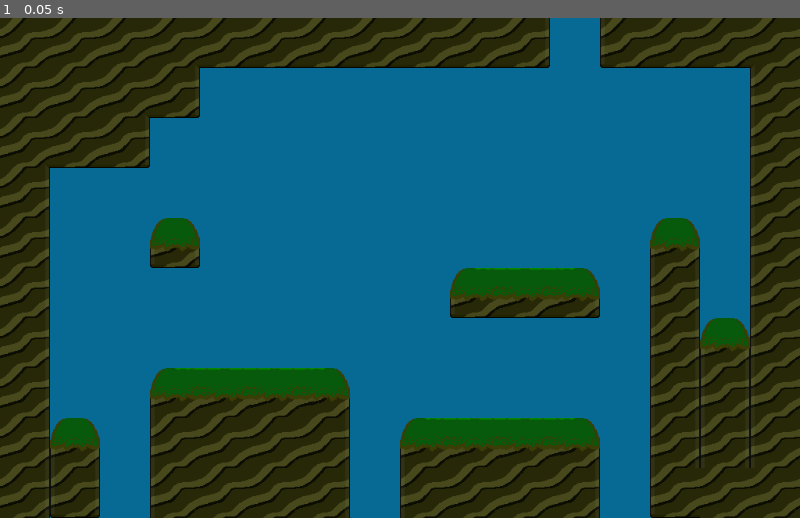
Above: before the commit, frame 1.
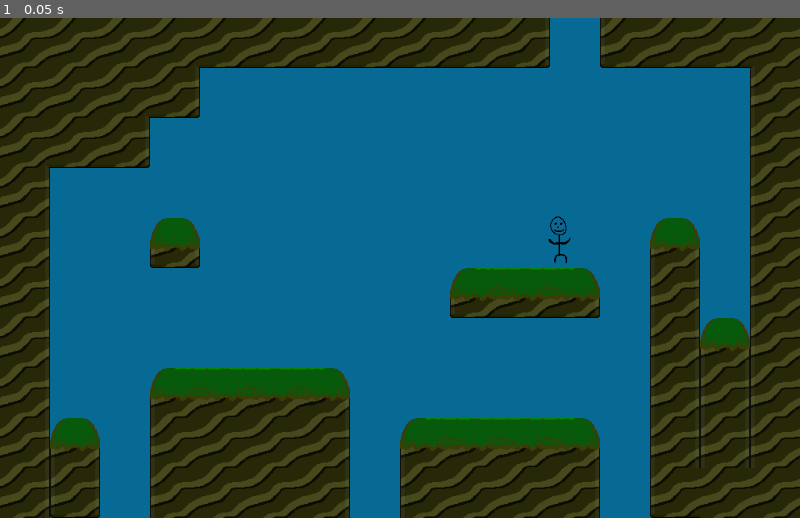
Above: after the commit, the same moment.

Repository: ephreal/RetroactiveRadiocarbons
Game: Godot game, scene res://Demo1.tscn
The game is run twice, just before and just after one commit, with the same random seed, the same clock (stepped at 60 frames per second) and the same inputs. The project has no main scene, so this scene is started directly.
Inputs:
- Up to frame 1 (0.05 s): no input

The runs differ from the first frame. In frame 1, less than 0.1% of the frame differs, in the area x 68-72%, y 39-49%.

Commit message:
player scene

Diff:
--- /dev/null
+++ b/Assets/player/player.tscn
@@ -0,0 +1,16 @@
+[gd_scene load_steps=3 format=2]
+
+[ext_resource path="res://Assets/player/bob.png" type="Texture" id=1]
+
+[sub_resource type="CapsuleShape2D" id=1]
+radius = 11.0
+height = 44.0
+
+[node name="KinematicBody2D" type="KinematicBody2D"]
+
+[node name="CollisionShape2D" type="CollisionShape2D" parent="."]
+position = Vector2( 0, 2 )
+shape = SubResource( 1 )
+
+[node name="Sprite" type="Sprite" parent="."]
+texture = ExtResource( 1 )
--- a/Demo1.tscn
+++ b/Demo1.tscn
@@ -1,6 +1,7 @@
-[gd_scene load_steps=2 format=2]
+[gd_scene load_steps=3 format=2]
 
 [ext_resource path="res://Assets/tilemaps/GrassyHills.tscn" type="PackedScene" id=1]
+[ext_resource path="res://Assets/player/player.tscn" type="PackedScene" id=2]
 
 [node name="Node2D" type="Node2D"]
 
@@ -17,3 +18,6 @@
 
 [node name="Stage" parent="." instance=ExtResource( 1 )]
 tile_data = PoolIntArray( 262147, 13, 0, 262157, 15, 0, 327689, 18, 0, 327690, 19, 0, 327691, 20, 0, 327693, 16, 0, 393 …(411 unchanged characters)…
+
+[node name="KinematicBody2D" parent="." instance=ExtResource( 2 )]
+position = Vector2( 715, 284 )
